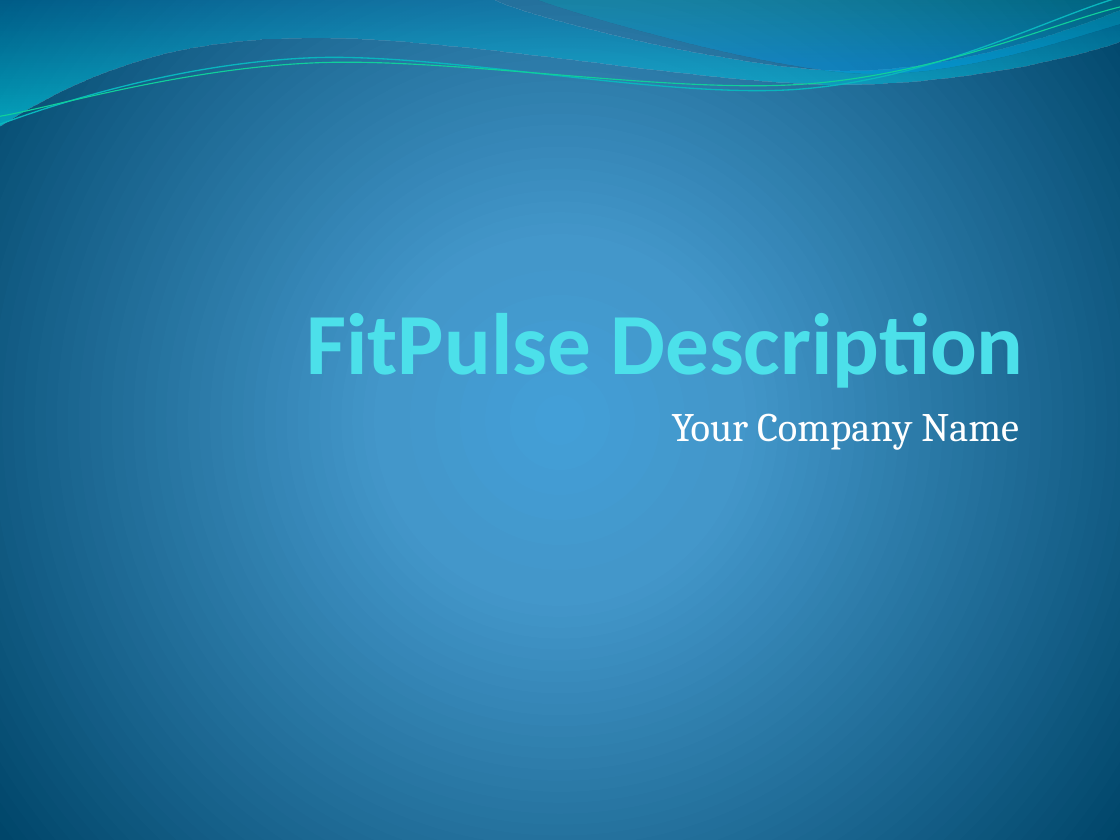
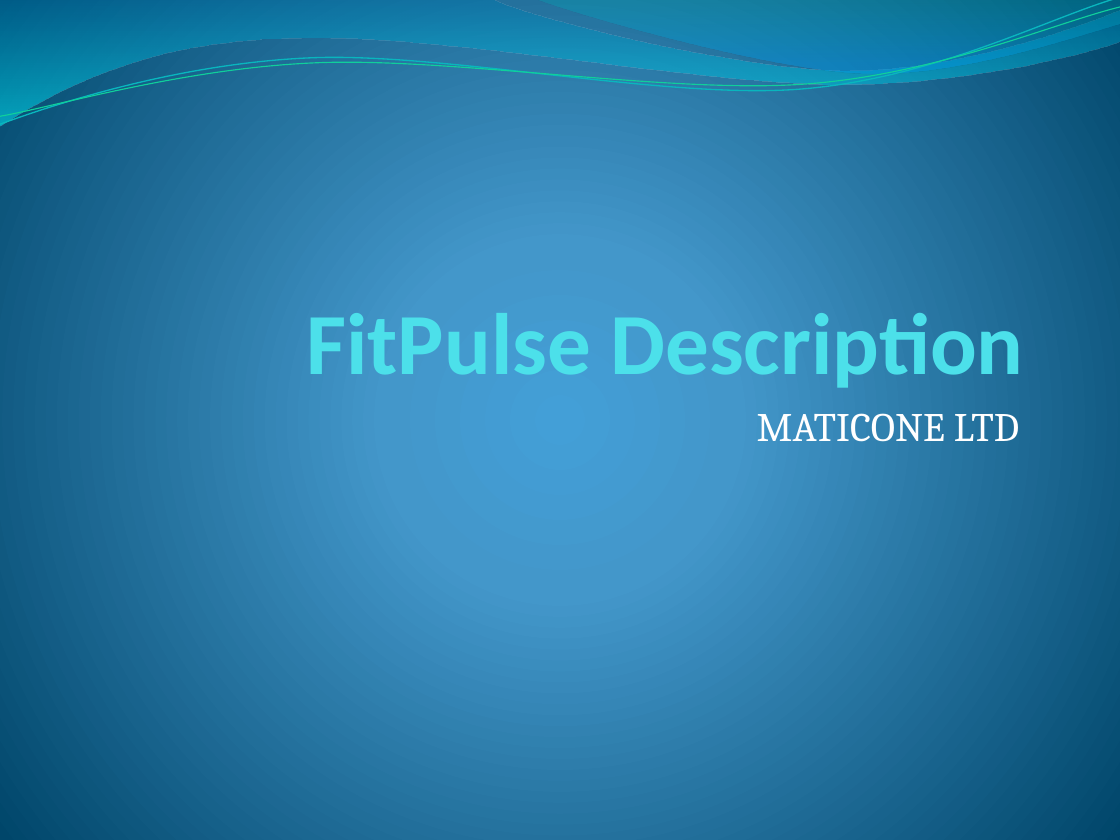
Before and after one commit to Alexzzl/FitPulse, a slide deck: slide 1 of docs/outputs/App_Description_FitPulse_filled.pptx. Drawn at 1120x840 pixels with LibreOffice and Linux fonts; fonts in the diff are those of the drawing. Boxes give left, top, right and bottom in pixels: in the first picture for what was removed or moved away, otherwise in the second. Text is boxed around its words. In the diff, an @@ line names an element or a change of style, - is before the commit and + after.

```diff
--- a/docs/outputs/App_Description_FitPulse_filled.pptx
+++ b/docs/outputs/App_Description_FitPulse_filled.pptx
@@ subtitle at (x1=757, y1=413, x2=1019, y2=442): text changed @@
-Your Company Name
+MATICONE LTD
```
Also in this commit, not shown: 3 other slides changed, 2 slides added, 2 slides removed, 1 other file.
